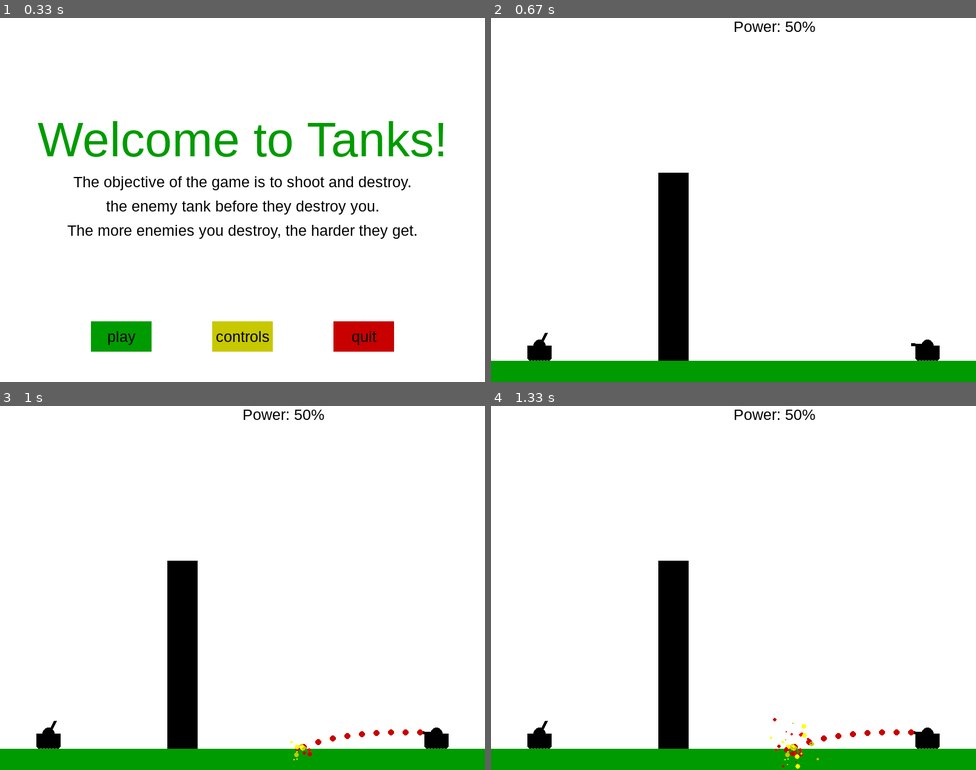
Above: before the commit, frames 1-4 (two rows, left to right).
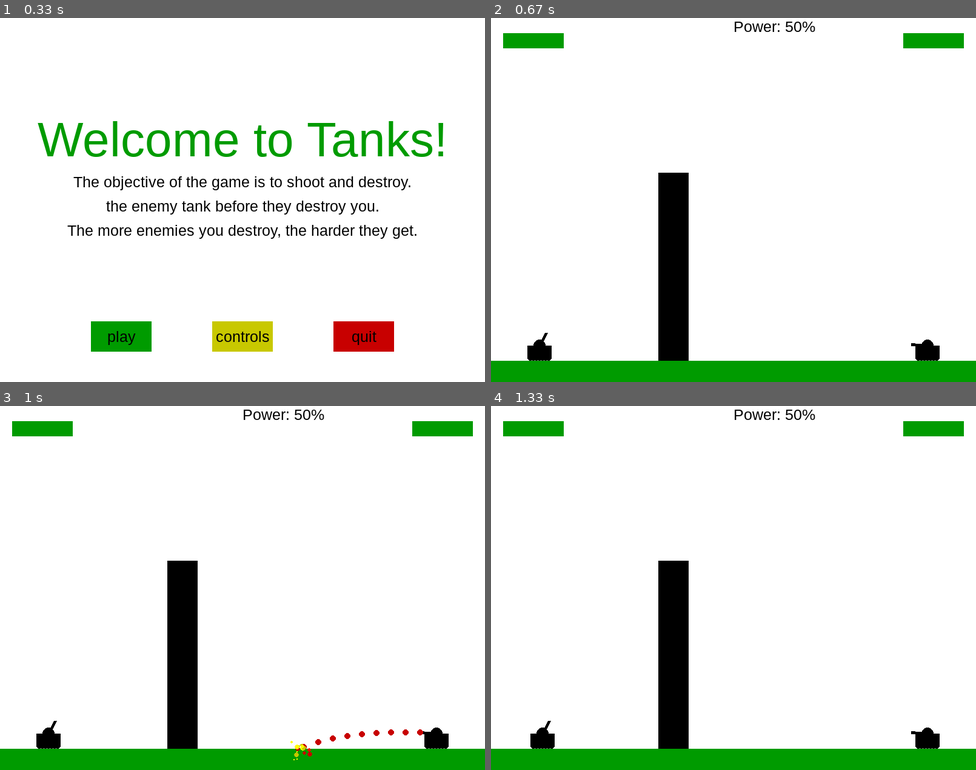
Above: after the commit, the same moments.

Repository: ioarun/pygame-robotics
Game: pygame game, started from tank-game/tank-game.py
Same seed, same stepped clock (60 frames per second), same inputs: the game is played once before the commit and once after it. The source is Python 2; it was converted automatically to run under Python 3.
Inputs:
- Up to frame 1 (0.33 s): no input
- Up to frame 2 (0.67 s): click "play" at 0.42 s
- Up to frame 3 (1 s): tap Space at 0.67 s
- Up to frame 4 (1.33 s): no input

Frame 1 is identical in both runs. In frame 2, 1.0% of the frame differs, in the area x 2-98%, y 4-9%; in frame 3, 1.0%; in frame 4, 1.4%, in the area x 2-98%, y 4-100%.

Commit message:
Add enemy tank random movement

Diff:
--- a/tank-game/tank-game.py
+++ b/tank-game/tank-game.py
@@ -224,9 +224,9 @@
 		pygame.display.update()
 		clock.tick(60)
 
-def fireShell2(xy, tankx, tanky, turPos, gun_power, xlocation, barrier_width, randomHeight):
+def fireShell2(xy, tankx, tanky, turPos, gun_power, xlocation, barrier_width, randomHeight, enemyTankX, enemyTankY):
 	fire = True
-
+	damage = 0
 	startingShell = list(xy) # from tuple to list conversion
 	# print ("FIRE!", xy)
 	while fire:
@@ -248,6 +248,23 @@
 			hit_y = int(display_height-ground_height)
 			print "Last shell:", startingShell[0], startingShell[1]
 			print "Impact:", hit_x, hit_y
+
+			if enemyTankX + 10 > hit_x > enemyTankX - 10:
+				print "critical hit"
+				damage = 25
+
+			elif enemyTankX + 15 > hit_x > enemyTankX - 15:
+				print "hard hit"
+				damage = 18
+
+			elif enemyTankX + 25 > hit_x > enemyTankX - 25:
+				print "medium hit"
+				damage = 10
+
+			elif enemyTankX + 35 > hit_x > enemyTankX - 35:
+				print "light hit"
+				damage = 5
+
 			explosion(hit_x, hit_y)
 			fire = False
 
@@ -269,8 +286,12 @@
 		pygame.display.update()
 		clock.tick(60)
 
+	return damage
+
 
 def e_fireShell(xy, tankx, tanky, turPos, gun_power, xlocation, barrier_width, randomHeight, ptankX, ptankY):
+
+	damage = 0
 
 	currentPower = 1
 	power_found = False
@@ -336,14 +357,32 @@
 
 		startingShell[0] += (12 - turPos)*2
 
+		gun_power = random.randrange(int(currentPower*0.90), int(currentPower*1.10))
+
 		# y = x**2
-		startingShell[1] += int((((startingShell[0] - xy[0])*0.015/(currentPower/50.0))**2) - (turPos + turPos/(12-turPos)))
+		startingShell[1] += int((((startingShell[0] - xy[0])*0.015/(gun_power/50.0))**2) - (turPos + turPos/(12-turPos)))
 
 		if startingShell[1] > display_height - ground_height:
 			hit_x = int((startingShell[0]*display_height-ground_height)/startingShell[1])
 			hit_y = int(display_height-ground_height)
 			print "Last shell:", startingShell[0], startingShell[1]
 			print "Impact:", hit_x, hit_y
+
+			if ptankX + 10 > hit_x > ptankX - 10:
+				print "critical hit"
+				damage = 25
+
+			elif ptankX + 15 > hit_x > ptankX - 15:
+				print "hard hit"
+				damage = 18
+
+			elif ptankX + 25 > hit_x > ptankX - 25:
+				print "medium hit"
+				damage = 10
+
+			elif ptankX + 35 > hit_x > ptankX - 35:
+				print "light hit"
+				damage = 5
 			explosion(hit_x, hit_y)
 			fire = False
 
@@ -362,8 +401,12 @@
 			explosion(hit_x, hit_y)
 			fire = False
 
+
+
 		pygame.display.update()
 		clock.tick(60)
+
+	return damage
 
 
 
@@ -406,6 +449,62 @@
 			50)
 
 		button("play", 150, 500, 100, 50, green, light_green, action="play")
+		button("controls", 350, 500, 100, 50, yellow, light_yellow, action="controls")
+		button("quit", 550, 500, 100, 50, red, light_red, action="quit")
+
+		pygame.display.update()
+		clock.tick(15)
+
+def game_over():
+
+	game_over = True
+
+	while game_over:
+
+		for event in pygame.event.get():
+			if event.type == pygame.QUIT:
+				pygame.quit()
+				quit()
+
+		gameDisplay.fill(white)
+		message_to_screen("Game Over",
+			green,
+			-100,
+			"large")
+
+		message_to_screen("You died.",
+			black,
+			-30)
+
+		button("play again", 150, 500, 150, 50, green, light_green, action="play")
+		button("controls", 350, 500, 100, 50, yellow, light_yellow, action="controls")
+		button("quit", 550, 500, 100, 50, red, light_red, action="quit")
+
+		pygame.display.update()
+		clock.tick(15)
+
+def you_win():
+
+	win = True
+
+	while win:
+
+		for event in pygame.event.get():
+			if event.type == pygame.QUIT:
+				pygame.quit()
+				quit()
+
+		gameDisplay.fill(white)
+		message_to_screen("You Won!",
+			green,
+			-100,
+			"large")
+
+		message_to_screen("Congratulations!",
+			black,
+			-30)
+
+		button("play again", 150, 500, 150, 50, green, light_green, action="play")
 		button("controls", 350, 500, 100, 50, yellow, light_yellow, action="controls")
 		button("quit", 550, 500, 100, 50, red, light_red, action="quit")
 
@@ -458,6 +557,26 @@
 	textRect.center = display_width/2 , display_height/2 + y_displace
 	gameDisplay.blit(textSurface, textRect)
 
+
+def health_bars(player_health, enemy_health):
+	if player_health > 75:
+		player_health_color = green
+	elif player_health > 50:
+		player_health_color = yellow
+	else:
+		player_health_color = red
+
+	if enemy_health > 75:
+		enemy_health_color = green
+	elif enemy_health > 50:
+		enemy_health_color = yellow
+	else:
+		enemy_health_color = red
+
+	pygame.draw.rect(gameDisplay, player_health_color, (680, 25, player_health, 25))
+	pygame.draw.rect(gameDisplay, enemy_health_color, (20, 25, enemy_health, 25))
+
+
 # game loop
 def gameLoop():
 	global direction
@@ -465,6 +584,9 @@
 
 	gameExit = False
 	gameOver = False
+
+	player_health = 100
+	enemy_health = 100
 
 	# main tank position on screen
 	mainTankX = display_width*0.9
@@ -526,8 +648,38 @@
 				elif event.key == pygame.K_SPACE:
 					# argument = turret location
 					# fireShell(gun, mainTankX, mainTankY, currentTurPos, fire_power)
-					fireShell2(gun, mainTankX, mainTankY, currentTurPos, fire_power, xlocation, barrier_width, randomHeight)
-					e_fireShell(enemy_gun, enemyTankX, enemyTankY, 8, 50, xlocation, barrier_width, randomHeight,mainTankX, mainTankY )
+					damage = fireShell2(gun, mainTankX, mainTankY, currentTurPos, fire_power, xlocation, barrier_width, randomHeight, enemyTankX, enemyTankY)
+					enemy_health -= damage
+
+
+					possibleMovement = ['f', 'r']
+					moveIndex = random.randrange(0, 2)
+					for x in range(random.randrange(0,10)):
+						if display_width*0.3 > enemyTankX > display_width*0.03:
+							if possibleMovement[moveIndex] == 'f':
+								enemyTankX += 5
+							elif possibleMovement[moveIndex] == 'r':
+								enemyTankX -= 5
+
+							gameDisplay.fill(white)
+							health_bars(player_health, enemy_health)
+							gun = tank(mainTankX, mainTankY, currentTurPos)
+							enemy_gun = enemy_tank(enemyTankX, enemyTankY, 8)
+
+							fire_power += power_change
+
+							# display the fire_power
+							power(fire_power)
+
+							barrier(xlocation, randomHeight, barrier_width)
+
+							# add ground
+							gameDisplay.fill(green, rect=[0, display_height - ground_height, display_width, ground_height])
+							pygame.display.update()
+							clock.tick(FPS)
+
+					damage = e_fireShell(enemy_gun, enemyTankX, enemyTankY, 8, 50, xlocation, barrier_width, randomHeight,mainTankX, mainTankY )
+					player_health -= damage
 
 				elif event.key == pygame.K_a:
 					power_change = -1
@@ -559,6 +711,7 @@
 
 
 		gameDisplay.fill(white)
+		health_bars(player_health, enemy_health)
 		gun = tank(mainTankX, mainTankY, currentTurPos)
 		enemy_gun = enemy_tank(enemyTankX, enemyTankY, 8)
 
@@ -574,6 +727,11 @@
 
 		pygame.display.update()
 
+		if player_health < 1:
+			game_over()
+		elif enemy_health < 1:
+			you_win()
+
 		clock.tick(FPS)
 
 	pygame.quit()
